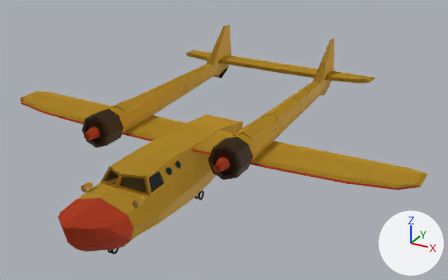
An edit to the FBX model Assets/Models/Plane.fbx, drawn before and after from the same camera.
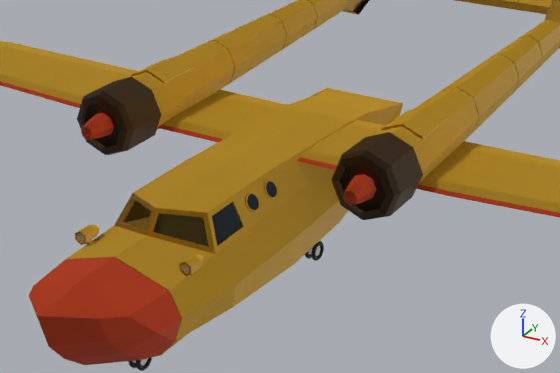
Each version is shown whole from a 50 mm camera at (0.237, -0.333, 0.229) aimed at (0.006, 0.087, 0.018), then close up on the part from 10% to 72% of the width and 25% to 91% of the height. Arrows for +X, +Y and +Z are at lower right; the lights stay in place. The close-ups show mesh edges as thin lines. Where no turn or scale is listed for an object, it has been applied to the vertices.
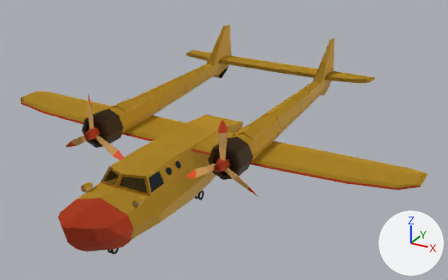
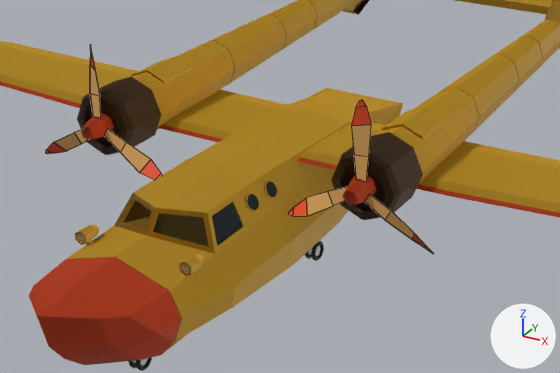
The change in detail:
Material 'brown 2' (mat_brown_2) is new.
Its base color is (0.662, 0.358, 0.108) (orange #d5a15c).
Mesh me_mesh_001_1 is new.
It has 60 vertices, 54 faces and spans x -0.0298..0.0298, y -0.0023..0.0023, z -0.0261..0.0261.
Faces by material slot: [27, 27].
It uses material mat_red (orange #e74b1c).
It uses material mat_brown_2 (orange #d5a15c).
Mesh me_mesh_002 is new.
It has 60 vertices, 54 faces and spans x -0.0298..0.0298, y -0.0023..0.0023, z -0.0261..0.0261.
Faces by material slot: [27, 27].
It uses material mat_red (orange #e74b1c).
It uses material mat_brown_2 (orange #d5a15c).
Object 'Left_Fan' (ob_left_fan) is new; it shows me_mesh_001_1.
Its location is (0.0439, 0.0147, 0.0429).
Object 'Right_Fan' (ob_right_fan) is new; it shows me_mesh_002.
Its location is (-0.0728, 0.0147, 0.0429).

Where the change shows, as pixel boxes [x1, y1, x2, y2] in the close-ups (560 x 373 px):
'Left_Fan', added
    after: [288, 100, 434, 254]
    faces in mat_brown_2 (orange #d4a15c): [306, 125, 415, 240]
    faces in mat_red (orange #e74b1c): [288, 100, 434, 254]
'Right_Fan', added (orange)
    after: [45, 44, 162, 180]
    faces in mat_brown_2 (orange #d4a15c): [53, 65, 150, 173]
    faces in mat_red (orange #e74b1c): [45, 44, 162, 180]
